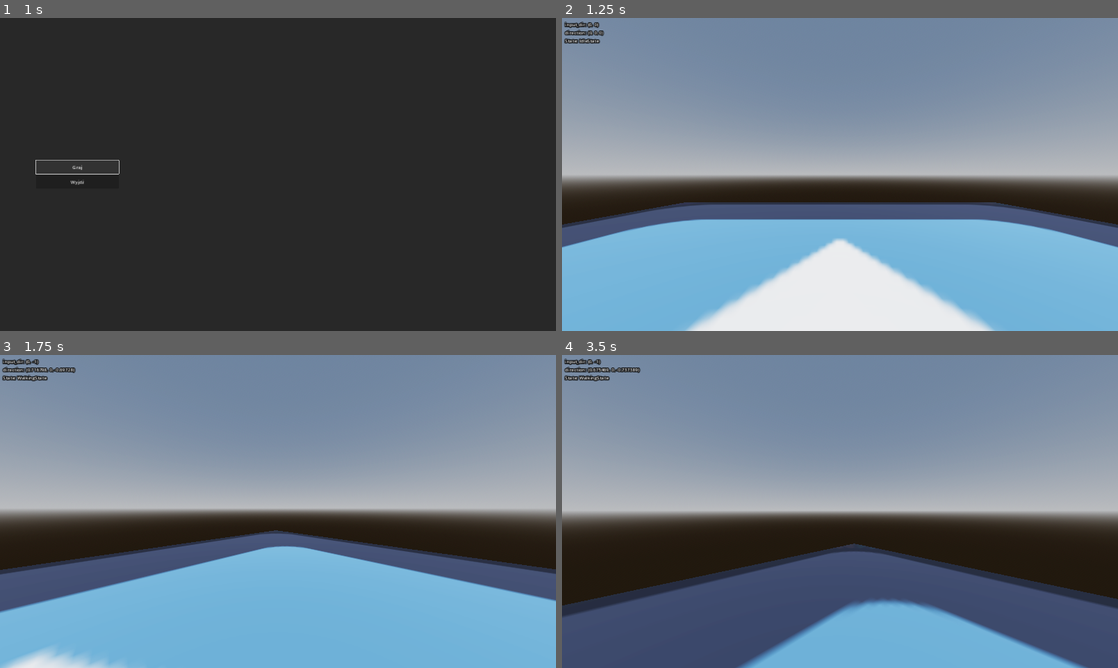
Above: before the commit, frames 1-4 (two rows, left to right).
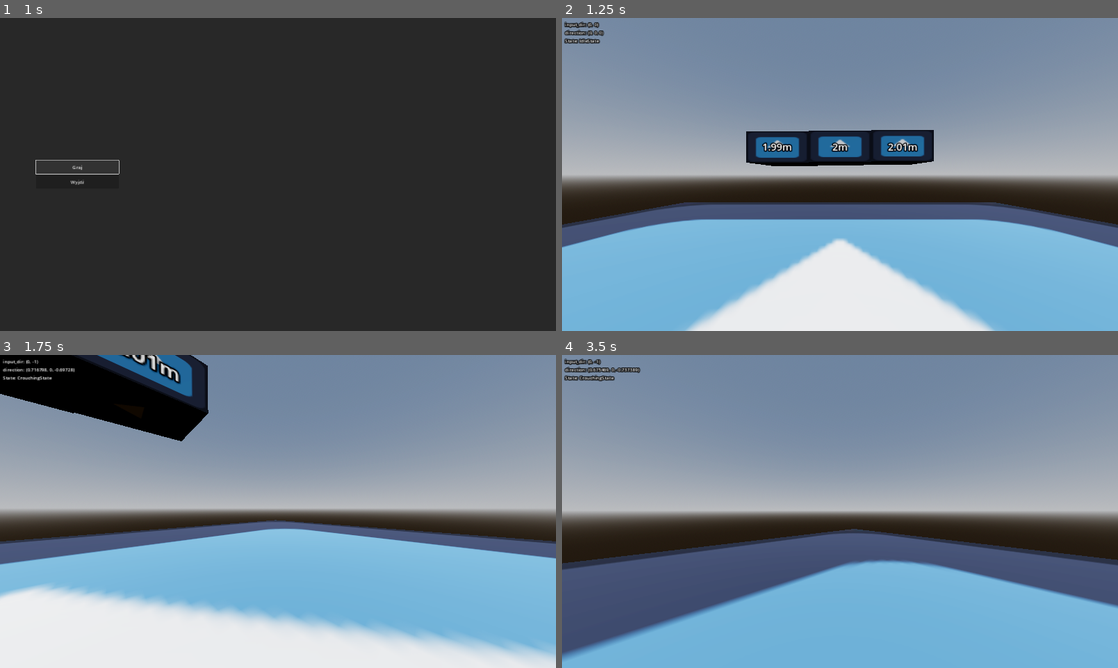
Above: after the commit, the same moments.

Repository: takanazwa5/ProjektMonopolowy
Game: Godot game, scene res://features/main_menu/main_menu.tscn
The game is run twice, just before and just after one commit, with the same random seed, the same clock (stepped at 60 frames per second) and the same inputs. The engine's default icon, where the game draws it, is replaced by a stand-in: a white triangle on a blue panel in a dark square. Sound files missing from this copy of the repository are replaced by a short silence.
Inputs (mouse positions are in pixels of both pictures, inside the frame that each line leads up to):
- Up to frame 1 (1 s): click "Graj" at 0.5 s
- Up to frame 2 (1.25 s): no input
- Up to frame 3 (1.75 s): tap Enter at 1.25 s; move the mouse to (305, 511) at 1.27 s; hold W (walk_forward) from 1.28 s (still down); hold Ctrl (crouch, bound only after the commit) from 1.28 s (still down)
- Up to frame 4 (3.5 s): keep holding W (walk_forward); move the mouse to (812, 511) at 2.02 s; release Ctrl (crouch, bound only after the commit) at 2.03 s; tap Ctrl (crouch, bound only after the commit) at 2.1 s; move the mouse to (851, 505) at 2.77 s; hold Ctrl (crouch, bound only after the commit) from 2.78 s (still down)

Frame 1 is identical in both runs. In frame 2, 3.7% of the frame differs, in the area x 33-67%, y 35-48%; in frame 3, 38%, in the area x 0-100%, y 0-100%; in frame 4, 28%.

Commit message:
Add crouching

Diff:
--- a/features/level/level.tscn
+++ b/features/level/level.tscn
@@ -26,6 +26,15 @@
 
 [sub_resource type="WorldBoundaryShape3D" id="WorldBoundaryShape3D_42hd5"]
 
+[sub_resource type="StandardMaterial3D" id="StandardMaterial3D_lyv7a"]
+albedo_texture = ExtResource("1_tdkuc")
+
+[sub_resource type="StandardMaterial3D" id="StandardMaterial3D_yfh3u"]
+albedo_texture = ExtResource("1_tdkuc")
+
+[sub_resource type="StandardMaterial3D" id="StandardMaterial3D_0hd4o"]
+albedo_texture = ExtResource("1_tdkuc")
+
 [node name="Level" type="Node3D"]
 
 [node name="WorldEnvironment" type="WorldEnvironment" parent="."]
@@ -42,3 +51,36 @@
 
 [node name="CollisionShape3D" type="CollisionShape3D" parent="Ground"]
 shape = SubResource("WorldBoundaryShape3D_42hd5")
+
+[node name="CrouchBoxes" type="Node3D" parent="."]
+transform = Transform3D(1, 0, 0, 0, 1, 0, 0, 0, 1, 0, 0, -3)
+
+[node name="CSGBox3D" type="CSGBox3D" parent="CrouchBoxes"]
+transform = Transform3D(1, 0, 0, 0, 1, 0, 0, 0, 1, -1, 2.24, 0)
+material_override = SubResource("StandardMaterial3D_lyv7a")
+use_collision = true
+size = Vector3(1, 0.5, 1)
+
+[node name="Label3D" type="Label3D" parent="CrouchBoxes/CSGBox3D"]
+transform = Transform3D(1, 0, 0, 0, 1, 0, 0, 0, 1, 0, 0, 0.51)
+text = "1.99m"
+
+[node name="CSGBox3D2" type="CSGBox3D" parent="CrouchBoxes"]
+transform = Transform3D(1, 0, 0, 0, 1, 0, 0, 0, 1, 0, 2.25, 0)
+material_override = SubResource("StandardMaterial3D_yfh3u")
+use_collision = true
+size = Vector3(1, 0.5, 1)
+
+[node name="Label3D" type="Label3D" parent="CrouchBoxes/CSGBox3D2"]
+transform = Transform3D(1, 0, 0, 0, 1, 0, 0, 0, 1, 0, -0.00999999, 0.51)
+text = "2m"
+
+[node name="CSGBox3D3" type="CSGBox3D" parent="CrouchBoxes"]
+transform = Transform3D(1, 0, 0, 0, 1, 0, 0, 0, 1, 1, 2.26, 0)
+material_override = SubResource("StandardMaterial3D_0hd4o")
+use_collision = true
+size = Vector3(1, 0.5, 1)
+
+[node name="Label3D" type="Label3D" parent="CrouchBoxes/CSGBox3D3"]
+transform = Transform3D(1, 0, 0, 0, 1, 0, 0, 0, 1, 0, -0.02, 0.51)
+text = "2.01m"
--- a/features/player/player.tscn
+++ b/features/player/player.tscn
@@ -1,18 +1,21 @@
-[gd_scene load_steps=10 format=3 uid="uid://x8jwi5g1tqbc"]
+[gd_scene load_steps=15 format=3 uid="uid://x8jwi5g1tqbc"]
 
 [ext_resource type="Script" path="res://features/player/player.gd" id="1_k7k3i"]
 [ext_resource type="Script" path="res://features/state_machine/state_machine.gd" id="2_abh15"]
 [ext_resource type="Script" path="res://features/player/states/idle_state.gd" id="3_16d0v"]
 [ext_resource type="Script" path="res://features/player/states/walking_state.gd" id="4_5h70g"]
+[ext_resource type="Script" path="res://features/player/states/crouching_state.gd" id="5_uxnsi"]
 
 [sub_resource type="CapsuleMesh" id="CapsuleMesh_u4ddl"]
+radial_segments = 16
 
 [sub_resource type="CapsuleShape3D" id="CapsuleShape3D_nkte3"]
+
+[sub_resource type="SphereShape3D" id="SphereShape3D_1j0sm"]
 
 [sub_resource type="Animation" id="Animation_xnuge"]
 resource_name = "Headbob"
 length = 1.6
-loop_mode = 1
 step = 0.4
 tracks/0/type = "bezier"
 tracks/0/imported = false
@@ -42,7 +45,7 @@
 tracks/0/type = "bezier"
 tracks/0/imported = false
 tracks/0/enabled = true
-tracks/0/path = NodePath("CameraRoot/Camera:position:y")
+tracks/0/path = NodePath("CameraRoot/Camera:position:x")
 tracks/0/interp = 1
 tracks/0/loop_wrap = true
 tracks/0/keys = {
@@ -53,7 +56,7 @@
 tracks/1/type = "bezier"
 tracks/1/imported = false
 tracks/1/enabled = true
-tracks/1/path = NodePath("CameraRoot/Camera:position:x")
+tracks/1/path = NodePath("CameraRoot/Camera:position:y")
 tracks/1/interp = 1
 tracks/1/loop_wrap = true
 tracks/1/keys = {
@@ -68,6 +71,140 @@
 "RESET": SubResource("Animation_1ufbu")
 }
 
+[sub_resource type="Animation" id="Animation_ri31v"]
+resource_name = "Crouch"
+length = 0.2
+step = 0.2
+tracks/0/type = "value"
+tracks/0/imported = false
+tracks/0/enabled = true
+tracks/0/path = NodePath("%CameraRoot:position")
+tracks/0/interp = 2
+tracks/0/loop_wrap = true
+tracks/0/keys = {
+"times": PackedFloat32Array(0, 0.2),
+"transitions": PackedFloat32Array(1, 1),
+"update": 0,
+"values": [Vector3(0, 0.8, 0), Vector3(0, 0, 0)]
+}
+tracks/1/type = "value"
+tracks/1/imported = false
+tracks/1/enabled = true
+tracks/1/path = NodePath("../MeshInstance3D:mesh:height")
+tracks/1/interp = 2
+tracks/1/loop_wrap = true
+tracks/1/keys = {
+"times": PackedFloat32Array(0, 0.2),
+"transitions": PackedFloat32Array(1, 1),
+"update": 0,
+"values": [2.0, 1.5]
+}
+tracks/2/type = "value"
+tracks/2/imported = false
+tracks/2/enabled = true
+tracks/2/path = NodePath("../MeshInstance3D:position")
+tracks/2/interp = 2
+tracks/2/loop_wrap = true
+tracks/2/keys = {
+"times": PackedFloat32Array(0, 0.2),
+"transitions": PackedFloat32Array(1, 1),
+"update": 0,
+"values": [Vector3(0, 0, 0), Vector3(0, -0.25, 0)]
+}
+tracks/3/type = "value"
+tracks/3/imported = false
+tracks/3/enabled = true
+tracks/3/path = NodePath("../CollisionShape3D:shape:height")
+tracks/3/interp = 2
+tracks/3/loop_wrap = true
+tracks/3/keys = {
+"times": PackedFloat32Array(0, 0.2),
+"transitions": PackedFloat32Array(1, 1),
+"update": 0,
+"values": [2.0, 1.5]
+}
+tracks/4/type = "value"
+tracks/4/imported = false
+tracks/4/enabled = true
+tracks/4/path = NodePath("../CollisionShape3D:position")
+tracks/4/interp = 2
+tracks/4/loop_wrap = true
+tracks/4/keys = {
+"times": PackedFloat32Array(0, 0.2),
+"transitions": PackedFloat32Array(1, 1),
+"update": 0,
+"values": [Vector3(0, 0, 0), Vector3(0, -0.25, 0)]
+}
+
+[sub_resource type="Animation" id="Animation_727pu"]
+length = 0.001
+tracks/0/type = "value"
+tracks/0/imported = false
+tracks/0/enabled = true
+tracks/0/path = NodePath("%CameraRoot:position")
+tracks/0/interp = 1
+tracks/0/loop_wrap = true
+tracks/0/keys = {
+"times": PackedFloat32Array(0),
+"transitions": PackedFloat32Array(1),
+"update": 0,
+"values": [Vector3(0, 0.8, 0)]
+}
+tracks/1/type = "value"
+tracks/1/imported = false
+tracks/1/enabled = true
+tracks/1/path = NodePath("../MeshInstance3D:mesh:height")
+tracks/1/interp = 1
+tracks/1/loop_wrap = true
+tracks/1/keys = {
+"times": PackedFloat32Array(0),
+"transitions": PackedFloat32Array(1),
+"update": 0,
+"values": [2.0]
+}
+tracks/2/type = "value"
+tracks/2/imported = false
+tracks/2/enabled = true
+tracks/2/path = NodePath("../MeshInstance3D:position")
+tracks/2/interp = 1
+tracks/2/loop_wrap = true
+tracks/2/keys = {
+"times": PackedFloat32Array(0),
+"transitions": PackedFloat32Array(1),
+"update": 0,
+"values": [Vector3(0, 0, 0)]
+}
+tracks/3/type = "value"
+tracks/3/imported = false
+tracks/3/enabled = true
+tracks/3/path = NodePath("../CollisionShape3D:shape:height")
+tracks/3/interp = 1
+tracks/3/loop_wrap = true
+tracks/3/keys = {
+"times": PackedFloat32Array(0),
+"transitions": PackedFloat32Array(1),
+"update": 0,
+"values": [2.0]
+}
+tracks/4/type = "value"
+tracks/4/imported = false
+tracks/4/enabled = true
+tracks/4/path = NodePath("../CollisionShape3D:position")
+tracks/4/interp = 1
+tracks/4/loop_wrap = true
+tracks/4/keys = {
+"times": PackedFloat32Array(0),
+"transitions": PackedFloat32Array(1),
+"update": 0,
+"values": [Vector3(0, 0, 0)]
+}
+
+[sub_resource type="AnimationLibrary" id="AnimationLibrary_7rbjb"]
+_data = {
+"Crouch": SubResource("Animation_ri31v"),
+"RESET": SubResource("Animation_727pu")
+}
+
 [node name="Player" type="CharacterBody3D"]
 transform = Transform3D(1, 0, 0, 0, 1, 0, 0, 0, 1, 0, 1, 0)
 script = ExtResource("1_k7k3i")
@@ -78,6 +215,11 @@
 [node name="CollisionShape3D" type="CollisionShape3D" parent="."]
 shape = SubResource("CapsuleShape3D_nkte3")
 
+[node name="CrouchCast" type="ShapeCast3D" parent="."]
+unique_name_in_owner = true
+shape = SubResource("SphereShape3D_1j0sm")
+target_position = Vector3(0, 0.501, 0)
+
 [node name="CameraRoot" type="Node3D" parent="."]
 unique_name_in_owner = true
 transform = Transform3D(1, 0, 0, 0, 1, 0, 0, 0, 1, 0, 0.8, 0)
@@ -99,8 +241,21 @@
 unique_name_in_owner = true
 script = ExtResource("4_5h70g")
 
-[node name="HeadbobAnimationPlayer" type="AnimationPlayer" parent="."]
-unique_name_in_owner = true
+[node name="CrouchingState" type="Node" parent="StateMachine"]
+unique_name_in_owner = true
+script = ExtResource("5_uxnsi")
+
+[node name="Animations" type="Node" parent="."]
+
+[node name="HeadbobAnimationPlayer" type="AnimationPlayer" parent="Animations"]
+unique_name_in_owner = true
+root_node = NodePath("../..")
 libraries = {
 "": SubResource("AnimationLibrary_lvrtv")
 }
+
+[node name="CrouchAnimationPlayer" type="AnimationPlayer" parent="Animations"]
+unique_name_in_owner = true
+libraries = {
+"": SubResource("AnimationLibrary_7rbjb")
+}
--- /dev/null
+++ b/features/player/states/crouching_state.gd
@@ -0,0 +1,29 @@
+class_name PlayerCrouchingState extends State
+
+
+@onready var player : Player = owner
+
+
+func enter() -> void:
+
+	%CrouchAnimationPlayer.play("Crouch")
+
+
+func update(_delta: float) -> void:
+
+	if Input.is_action_pressed("crouch") or %CrouchCast.is_colliding():
+
+		return
+
+	if is_zero_approx(player.velocity.length()):
+
+		transition.emit(%IdleState)
+
+	else:
+
+		transition.emit(%WalkingState)
+
+
+func exit() -> void:
+
+	%CrouchAnimationPlayer.play_backwards("Crouch")
--- a/features/player/states/idle_state.gd
+++ b/features/player/states/idle_state.gd
@@ -9,8 +9,15 @@
 	%HeadbobAnimationPlayer.pause()
 
 
+func input_event(event: InputEvent) -> void:
+
+	if event.is_action_pressed("crouch"):
+
+		transition.emit(%CrouchingState)
+
+
 func update(_delta: float) -> void:
 
 	if not is_zero_approx(player.velocity.length()):
 
-		transition_to(%WalkingState)
+		transition.emit(%WalkingState)
--- a/features/player/states/walking_state.gd
+++ b/features/player/states/walking_state.gd
@@ -9,8 +9,15 @@
 	%HeadbobAnimationPlayer.play("Headbob")
 
 
+func input_event(event: InputEvent) -> void:
+
+	if event.is_action_pressed("crouch"):
+
+		transition.emit(%CrouchingState)
+
+
 func update(_delta: float) -> void:
 
 	if is_zero_approx(player.velocity.length()):
 
-		transition_to(%IdleState)
+		transition.emit(%IdleState)
--- a/features/state_machine/state.gd
+++ b/features/state_machine/state.gd
@@ -1,6 +1,7 @@
 class_name State extends Node
 
 
+@warning_ignore("unused_signal")
 signal transition(new_state: State)
 
 
@@ -27,8 +28,3 @@
 func exit() -> void:
 
 	pass
-
-
-func transition_to(new_state: State) -> void:
-
-	transition.emit(new_state)
--- a/project.godot
+++ b/project.godot
@@ -55,3 +55,9 @@
 "events": [Object(InputEventKey,"resource_local_to_scene":false,"resource_name":"","device":-1,"window_id":0,"alt_press …(192 unchanged characters)…
 ]
 }
+crouch={
+"deadzone": 0.5,
+"events": [Object(InputEventKey,"resource_local_to_scene":false,"resource_name":"","device":-1,"window_id":0,"alt_pressed":false,"shift_pressed":false,"ctrl_pressed":false,"meta_pressed":false,"pressed":false,"keycode":0,"physical_keycode":4194326,"key_label":0,"unicode":0,"location":0,"echo":false,"script":null)
+, Object(InputEventKey,"resource_local_to_scene":false,"resource_name":"","device":-1,"window_id":0,"alt_pressed":false,"shift_pressed":false,"ctrl_pressed":false,"meta_pressed":false,"pressed":false,"keycode":0,"physical_keycode":67,"key_label":0,"unicode":99,"location":0,"echo":false,"script":null)
+]
+}
Not shown: 1 places in features/level/level.tscn that only renumber resources
